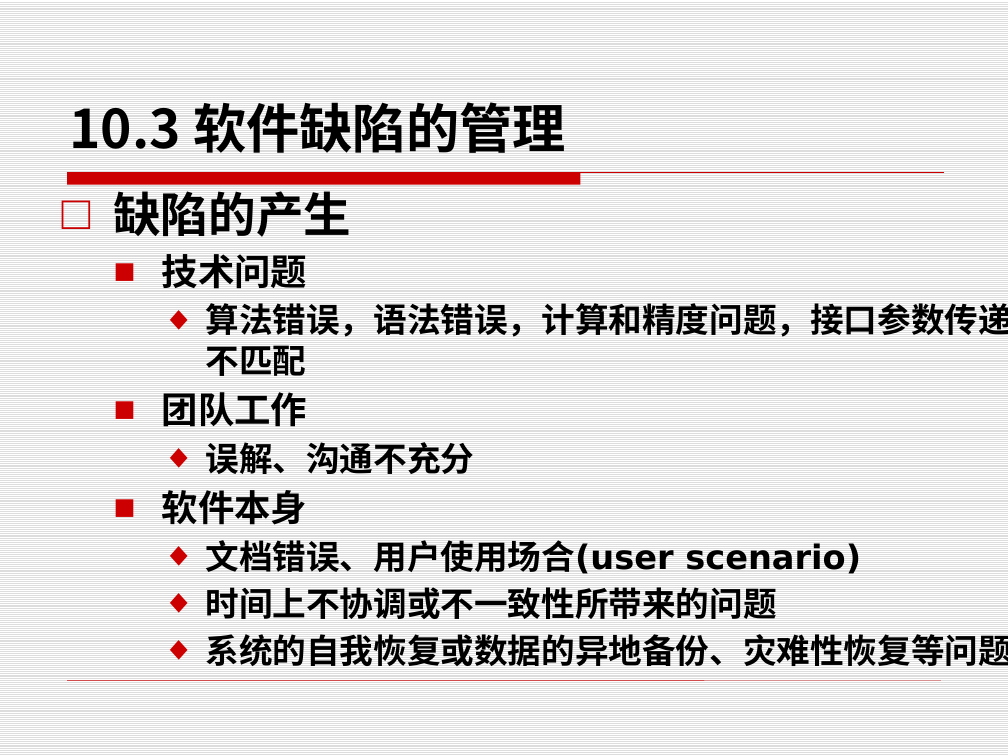
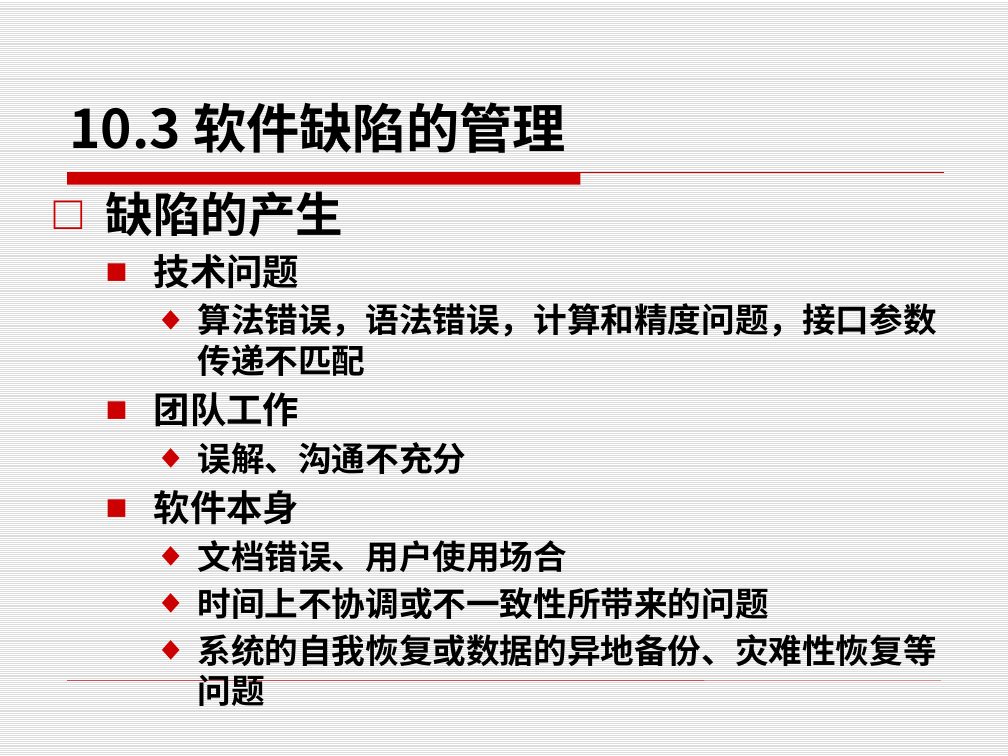
Before and after one commit to edu2act/course-foundation-software-tesing, a slide deck: slide 27 of PPT/第三部分 软件测试应用/10.2 测试过程管理.pptx. Drawn at 1008x756 pixels with LibreOffice and Linux fonts; fonts in the diff are those of the drawing. Boxes give left, top, right and bottom in pixels: in the first picture for what was removed or moved away, otherwise in the second. Text is boxed around its words. In the diff, an @@ line names an element or a change of style, - is before the commit and + after.

```diff
--- a/PPT/第三部分 软件测试应用/10.2 测试过程管理.pptx
+++ b/PPT/第三部分 软件测试应用/10.2 测试过程管理.pptx
@@ text "缺陷的产生": place and size @@
-text "缺陷的产生" at [113, 183, 1008, 666]
+text "缺陷的产生" at [105, 183, 937, 706]
@@ text at [198, 540, 568, 572]: text changed @@
-    ◆ 文档错误、用户使用场合(user scenario)
+    ◆ 文档错误、用户使用场合
```
Also in this commit, not shown: 17 other slides changed, 7 other files.
